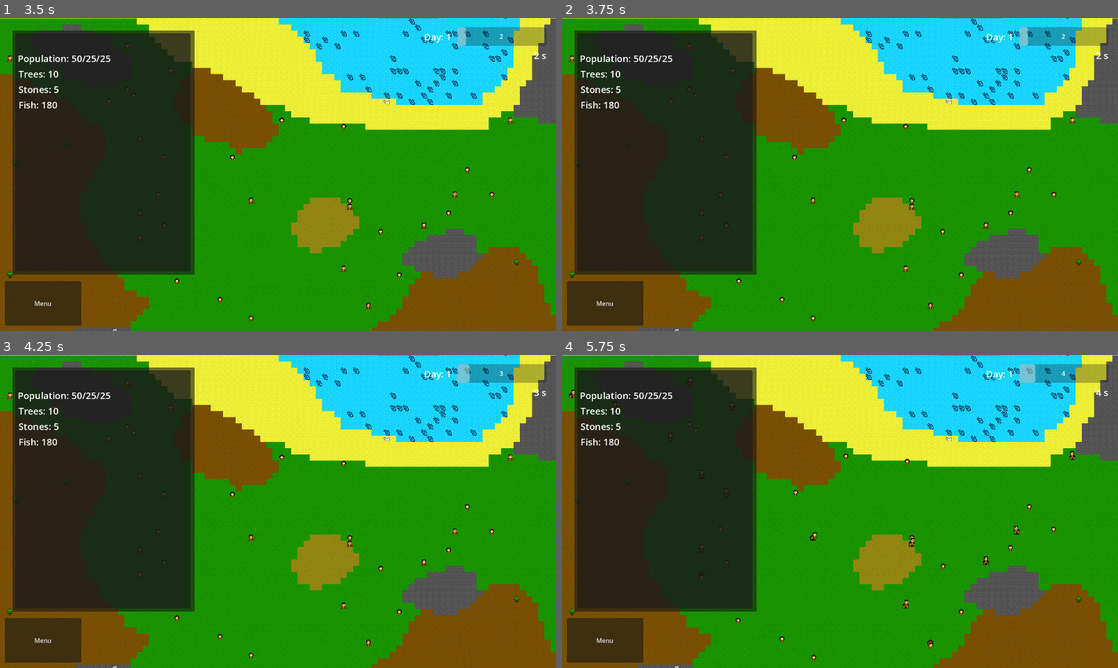
Above: before the commit, frames 1-4 (two rows, left to right).
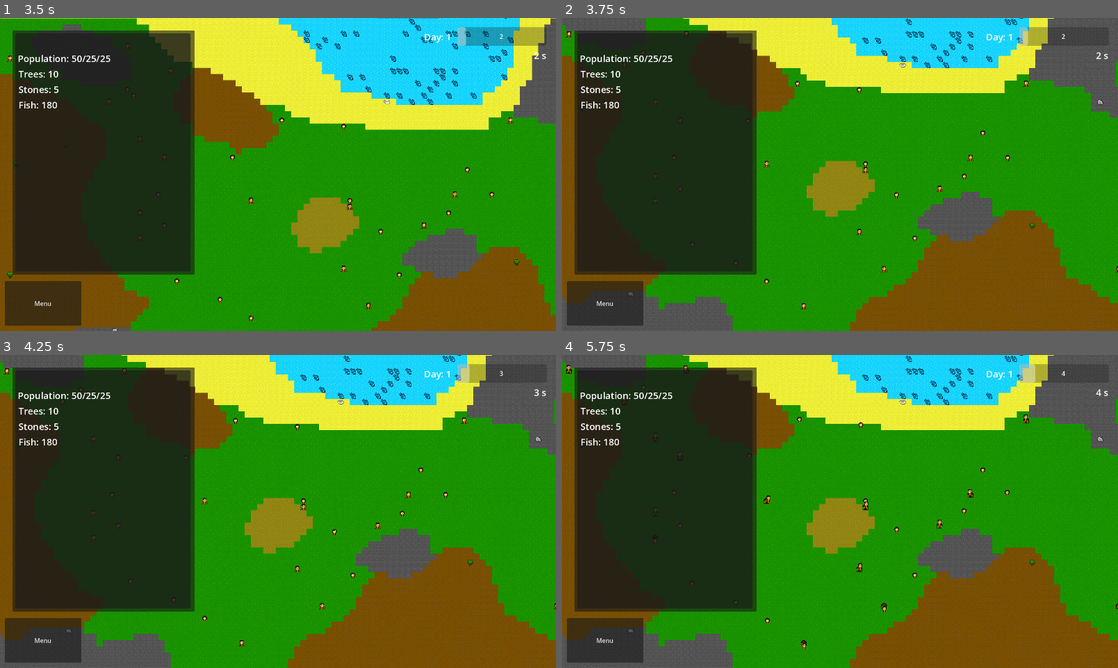
Above: after the commit, the same moments.

Repository: nookaeo/econ-village
Game: Godot game, scene res://scenes/core/world.tscn
Same seed, same stepped clock (60 frames per second), same inputs: the game is played once before the commit and once after it.
Inputs (mouse positions are in pixels of both pictures, inside the frame that each line leads up to):
- Up to frame 1 (3.5 s): tap Enter at 0.5 s; move the mouse to (400, 158) at 0.52 s; click (400, 158) at 0.67 s; click "Menu" at 1.25 s; drag from (166, 190) to (250, 237) at 2.02 s; move the mouse to (333, 105) at 2.77 s; click (333, 105) at 2.92 s
- Up to frame 2 (3.75 s): drag from (812, 237) to (673, 127) at 3.52 s
- Up to frame 3 (4.25 s): no input
- Up to frame 4 (5.75 s): move the mouse to (1006, 558) at 4.27 s; click (1006, 558) at 4.42 s; drag from (673, 464) to (756, 433) at 5.02 s

Frame 1 is identical in both runs. In frame 2, 33% of the frame differs, in the area x 0-100%, y 0-100%; in frame 3, 33%; in frame 4, 33%.

Commit message:
core: change how to drag screen

Diff:
--- a/scripts/core/main_camera.gd
+++ b/scripts/core/main_camera.gd
@@ -8,7 +8,7 @@
 func _unhandled_input(event: InputEvent) -> void:
 	# --- PANNING (Middle Mouse Button) ---
 	if event is InputEventMouseMotion:
-		if event.button_mask & MOUSE_BUTTON_MASK_MIDDLE:
+		if event.button_mask & MOUSE_BUTTON_MASK_LEFT:
 			# Subtract relative motion to "pull" the world
 			position -= event.relative * (1.0 / zoom.x) * drag_sensitivity
 
